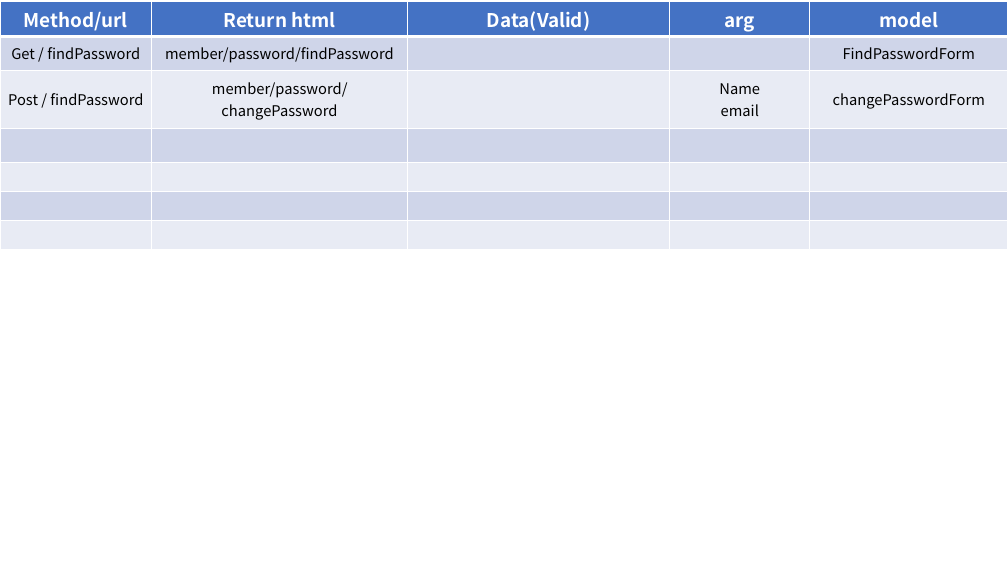
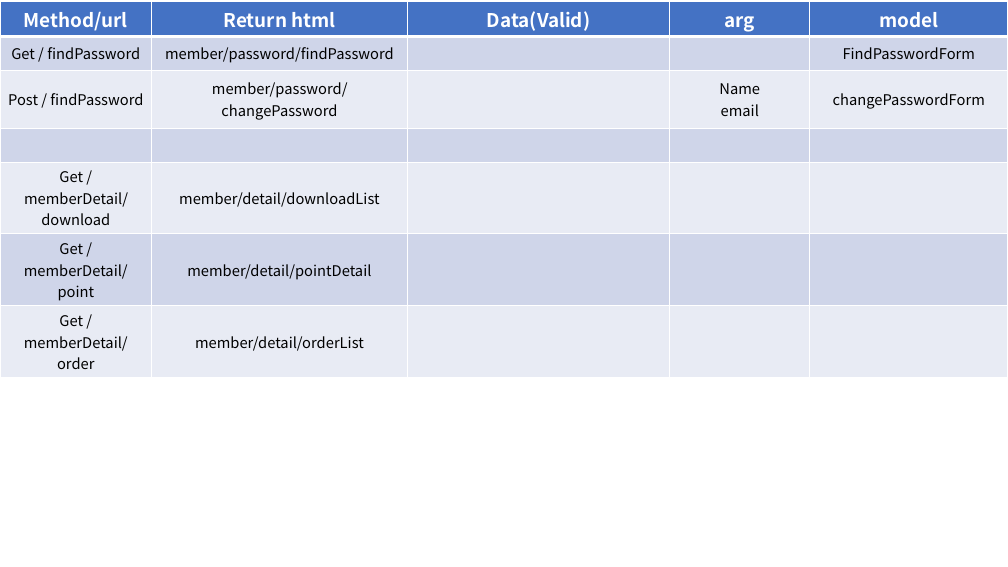
Before and after one commit to redcarrot1/Toyproject4, a slide deck: slide 3 of 설계.pptx. Drawn at 1008x567 pixels with LibreOffice and Linux fonts; fonts in the diff are those of the drawing. Boxes give left, top, right and bottom in pixels: in the first picture for what was removed or moved away, otherwise in the second. Text is boxed around its words. In the diff, an @@ line names an element or a change of style, - is before the commit and + after.

```diff
--- a/설계.pptx
+++ b/설계.pptx
@@ table at <box>0,2,1008,373</box> @@
-row 5, column 1: 
+row 5, column 1: Get / memberDetail/download
-row 5, column 2: 
+row 5, column 2: member/detail/downloadList
-row 6, column 1: 
+row 6, column 1: Get / memberDetail/point
-row 6, column 2: 
+row 6, column 2: member/detail/pointDetail
-row 7, column 1: 
+row 7, column 1: Get / memberDetail/order
-row 7, column 2: 
+row 7, column 2: member/detail/orderList
```
Also in this commit, not shown: 1 other slide changed, 15 other files.
